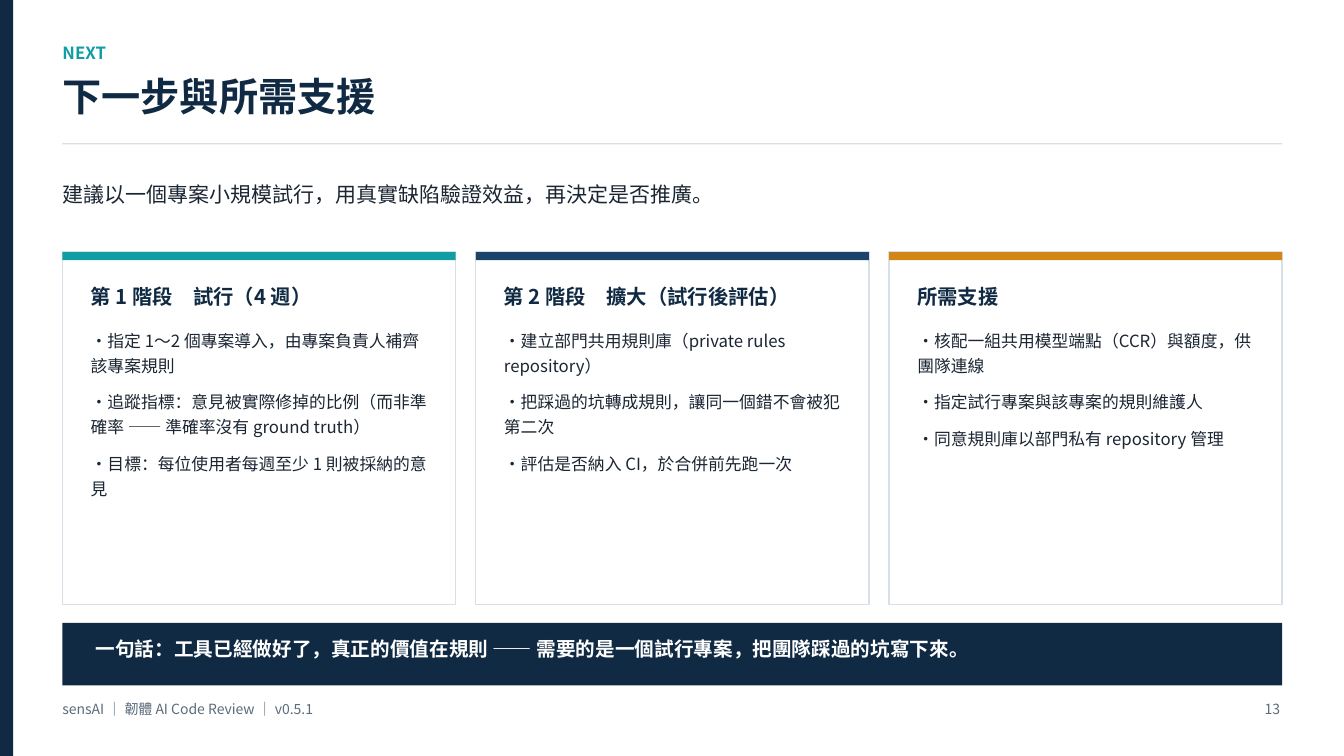
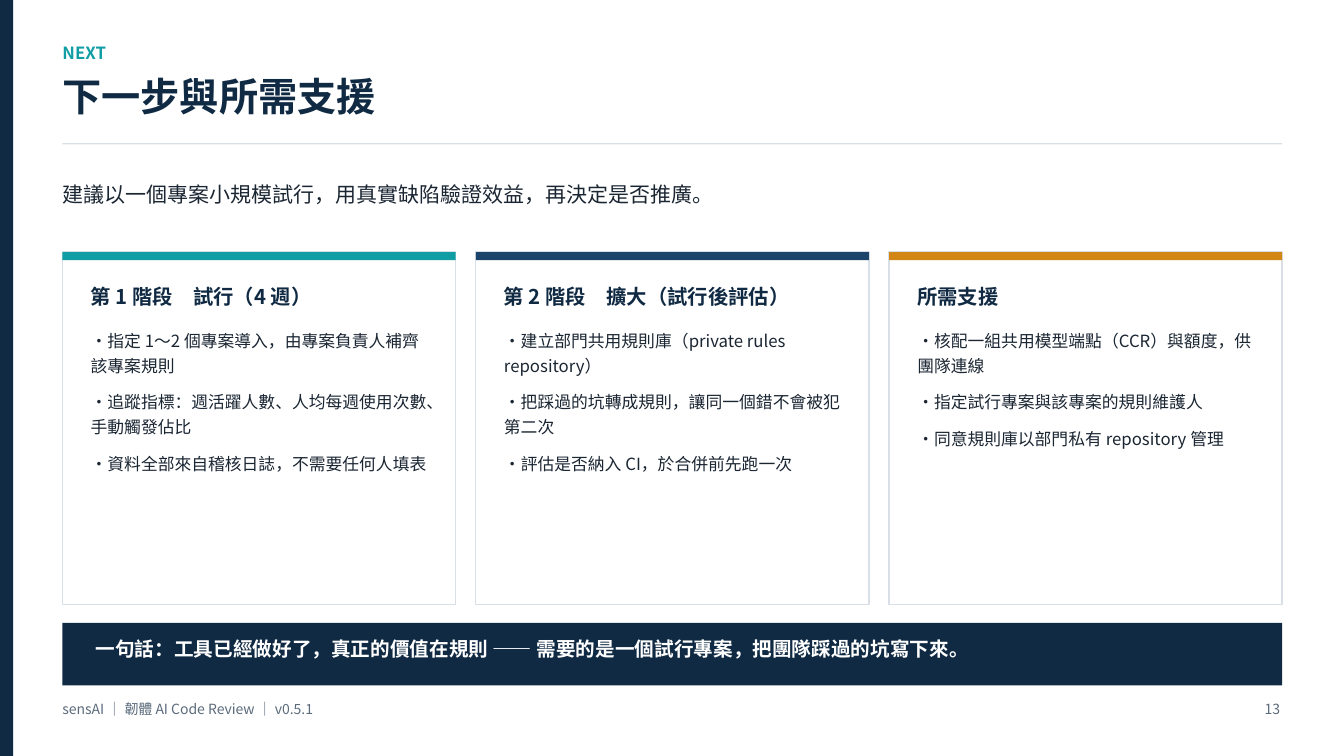
Before and after one commit to kevintsou/sensAI, a slide deck: slide 13 of docs/sensAI_報告.pptx. Drawn at 1344x756 pixels with LibreOffice and Linux fonts; fonts in the diff are those of the drawing. Boxes give left, top, right and bottom in pixels: in the first picture for what was removed or moved away, otherwise in the second. Text is boxed around its words. In the diff, an @@ line names an element or a change of style, - is before the commit and + after.

```diff
--- a/docs/sensAI_報告.pptx
+++ b/docs/sensAI_報告.pptx
@@ text at (91,394,443,472): text changed @@
-・追蹤指標：意見被實際修掉的比例（而非準確率 —— 準確率沒有 ground truth）
-・目標：每位使用者每週至少 1 則被採納的意見
+・追蹤指標：週活躍人數、人均每週使用次數、手動觸發佔比
+・資料全部來自稽核日誌，不需要任何人填表
```
Also in this commit, not shown: 1 slide added, 1 slide removed, 2 other files.
